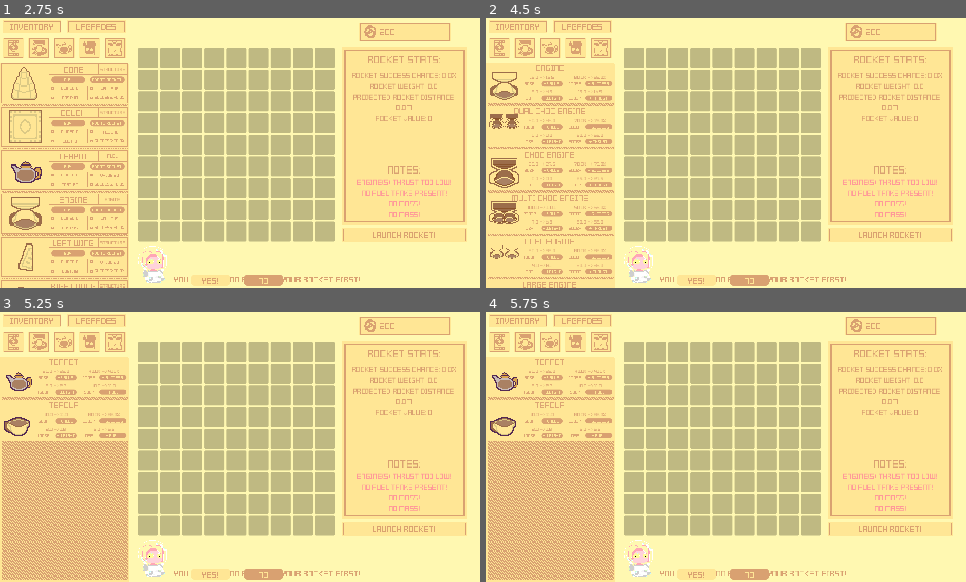
Above: before the commit, frames 1-4 (two rows, left to right).
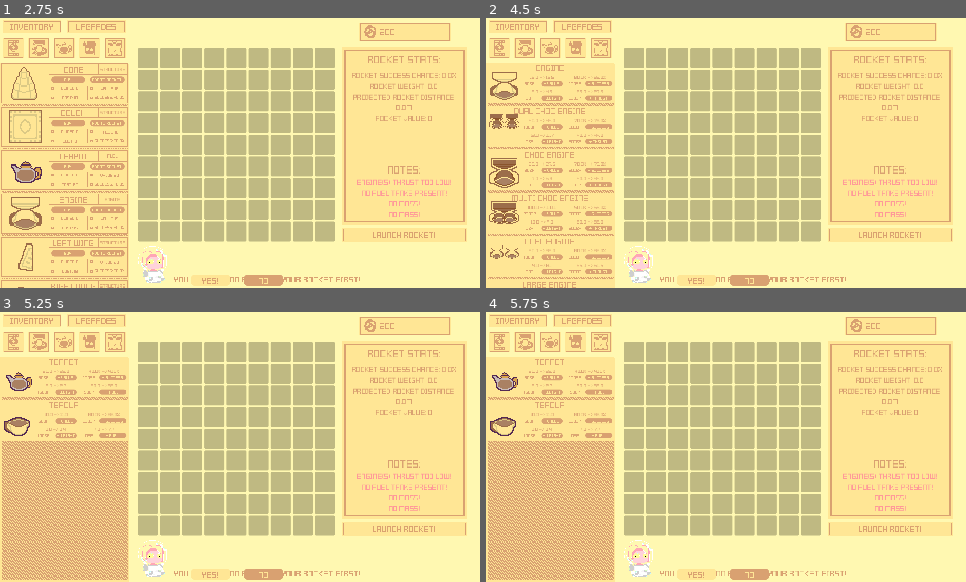
Above: after the commit, the same moments.

Repository: A-coder152/Build-a-Biscship-public
Game: Godot game, scene res://Scene/ui_rework.tscn
Same seed, same stepped clock (60 frames per second), same inputs: the game is played once before the commit and once after it. The engine's default icon, where the game draws it, is replaced by a stand-in: a white triangle on a blue panel in a dark square. Sound files missing from this copy of the repository are replaced by a short silence.
Inputs (mouse positions are in pixels of both pictures, inside the frame that each line leads up to):
- Up to frame 1 (2.75 s): click "Launch Rocket!" at 0.5 s; click "Launch Rocket!" at 1.25 s; click "Inventory" at 2 s
- Up to frame 2 (4.5 s): click "Upgrades" at 2.75 s; click (500, 47) at 3.5 s; click (524, 47) at 4.25 s
- Up to frame 3 (5.25 s): click (62, 341) at 5 s
- Up to frame 4 (5.75 s): no input

Frame 1 is identical in both runs. In frame 2, less than 0.1% of the frame differs, in the area x 9-25%, y 26-92%; in frame 3, less than 0.1%; in frame 4, less than 0.1%.

Commit message:
who wouldv'e thought balance changes, the bane of my soul, made the game actually fun

Diff:
--- a/Resources/Engine.tres
+++ b/Resources/Engine.tres
@@ -20,7 +20,7 @@
 type = 0
 weight = 5.0
 weight_upgrade_cost = 0
-special = 15.0
+special = 25.0
 special_name = "thrust"
 special_upgrade_cost = 100
 tile_type = 1
--- a/Resources/EngineChoc.tres
+++ b/Resources/EngineChoc.tres
@@ -16,9 +16,9 @@
 locked = false
 blocks = Vector2(2, 2)
 type = 0
-weight = 0.0
+weight = 7.0
 weight_upgrade_cost = 0
-special = 25.0
+special = 40.0
 special_name = "thrust"
 special_upgrade_cost = 150
 tile_type = 1
--- a/Resources/EngineChocMulti.tres
+++ b/Resources/EngineChocMulti.tres
@@ -16,9 +16,9 @@
 locked = false
 blocks = Vector2(2, 2)
 type = 0
-weight = 7.0
+weight = 10.0
 weight_upgrade_cost = 0
-special = 50.0
+special = 80.0
 special_name = "thrust"
 special_upgrade_cost = 300
 tile_type = 1
--- a/Resources/EngineDuo.tres
+++ b/Resources/EngineDuo.tres
@@ -18,7 +18,7 @@
 type = 0
 weight = 9.0
 weight_upgrade_cost = 0
-special = 30.0
+special = 55.0
 special_name = "thrust"
 special_upgrade_cost = 200
 tile_type = 1
--- a/Resources/EngineDuoChoc.tres
+++ b/Resources/EngineDuoChoc.tres
@@ -16,9 +16,9 @@
 locked = false
 blocks = Vector2(4, 2)
 type = 0
-weight = 0.0
+weight = 13.0
 weight_upgrade_cost = 0
-special = 50.0
+special = 90.0
 special_name = "thrust"
 special_upgrade_cost = 300
 tile_type = 1
--- a/Resources/EngineLarge.tres
+++ b/Resources/EngineLarge.tres
@@ -16,9 +16,9 @@
 locked = false
 blocks = Vector2(3, 3)
 type = 0
-weight = 10.0
+weight = 9.0
 weight_upgrade_cost = 0
-special = 35.0
+special = 60.0
 special_name = "thrust"
 special_upgrade_cost = 200
 tile_type = 1
--- a/Resources/EngineMulti.tres
+++ b/Resources/EngineMulti.tres
@@ -18,7 +18,7 @@
 type = 0
 weight = 8.0
 weight_upgrade_cost = 0
-special = 30.0
+special = 50.0
 special_name = "thrust"
 special_upgrade_cost = 300
 tile_type = 1
--- a/Resources/Teapot.tres
+++ b/Resources/Teapot.tres
@@ -18,7 +18,9 @@
 type = 1
 weight = 3.0
 weight_upgrade_cost = 150
-special = 10.0
+special = 30.0
 special_name = "fuel"
 special_upgrade_cost = 50
+tile_type = 0
+special_tiles = Array[Vector2]([])
 metadata/_custom_type_script = "uid://bfqm5t7ekjk02"
--- a/Resources/teacup.tres
+++ b/Resources/teacup.tres
@@ -16,9 +16,11 @@
 locked = false
 blocks = Vector2(1, 1)
 type = 1
-weight = 2.0
+weight = 1.0
 weight_upgrade_cost = 100
-special = 5.0
+special = 7.0
 special_name = "fuel"
 special_upgrade_cost = 0
+tile_type = 0
+special_tiles = Array[Vector2]([])
 metadata/_custom_type_script = "uid://bfqm5t7ekjk02"
--- a/Scripts/main.gd
+++ b/Scripts/main.gd
@@ -230,22 +230,23 @@
 		update_warnings(-(1 - cooked_by_mass_y), 3)
 	if rocket_success_chance > 0: rocket_success_chance *= cooked_by_mass_y
 
-	if engines_thrust > rocket_mass * 2:
+	if engines_thrust > rocket_mass * 2.5:
 		print("sigma")
-		var overthrust_nerf = max((4 - engines_thrust / rocket_mass) / 2., 0)
+		var overthrust_nerf = max((5 - engines_thrust / rocket_mass) / 2.5, 0)
 		update_warnings(1 - overthrust_nerf, 0)
 		if rocket_success_chance > 0: rocket_success_chance *= overthrust_nerf
 
 	if rocket_success_chance > 0:
-		const FUEL_DIST_MULT = 10.
-		const DRAG_DIST_MULT = 1
+		const FUEL_DIST_MULT = 12.
+		const DRAG_DIST_MULT = 10
 		print(fuel_on_rocket, " b ", engines_thrust)
 		rocket_distance = (fuel_on_rocket / engines_thrust) * ((engines_thrust / rocket_mass) - 1) * FUEL_DIST_MULT
 		var drag_tiles = (build_size[0].y - build_size[0].x + 1)
+		var sigmaton = 0
 		for part in aerodynamics:
-			drag_tiles -= (1 - part.item.special) * part.item.blocks.x if part.tiles_empty else 0
+			sigmaton += (1 - part.item.special) * part.item.blocks.x if part.tiles_empty else 0
 		print(drag_tiles, " jijiji")
-		rocket_distance -= drag_tiles * DRAG_DIST_MULT
+		rocket_distance -= sqrt(drag_tiles * DRAG_DIST_MULT) * (drag_tiles - sigmaton) / drag_tiles
 		rocket_distance = max(0, rocket_distance)
 
 	#rocket_parts.append(part)
@@ -304,7 +305,7 @@
 			return
 
 
-		const DIST_POINTS_MULT = 20
+		const DIST_POINTS_MULT = 10
 		var total_points = round((rocket_distance * DIST_POINTS_MULT * randf_range(0.8, 1.2) + rocket_value) * 100) / 100.
 		grid.visible = false
 		await get_tree().create_timer(0.5).timeout
@@ -652,7 +653,7 @@
 			for i in special_cells_placed:
 				if i[0] == cell and i[1] == Color(0.8, 0.6, 0.3):
 					if obj.item.type != Part.TYPE.STRUCTURE:
-						isValid = obj.item.type == i[2].item.type
+						isValid = isValid and obj.item.type == i[2].item.type
 						if not isValid: cell.change_color(Color.CRIMSON)
 
 		last_highlighted_cells.append(cell)
@@ -786,13 +787,13 @@
 		var cell_uncovered = false
 		print(special_blok.item.special_tiles)
 		for pos in special_blok.item.special_tiles:
-			if not get_cell_by_coords(zero_cell_pos + Vector2i(pos)).full:
+			var ragebait = get_cell_by_coords(zero_cell_pos + Vector2i(pos))
+			if ragebait and not ragebait.full:
 				cell_uncovered = true
-			else: special_blok.tiles_empty = false
+			elif ragebait: special_blok.tiles_empty = false
 		if not cell_uncovered: special_blok.tiles_full = true
 		if special_cells_placed[cellwatch.find(special_cell)][1] == Color.CORNFLOWER_BLUE and special_blok not in obj.impacter:
 			obj.impacter.append(special_blok)
-		# remember blue guy logic!!!!!
 
 	update_rocket_values()
 	message_log.new_message("Added " + str(obj.item.part_name) + " to rocket.")
@@ -961,3 +962,7 @@
 	reset_items_container()
 	current_event = []
 	event_rect.hide()
+
+
+func _on_biscuitos_pressed() -> void:
+	pass # Replace with function body.
